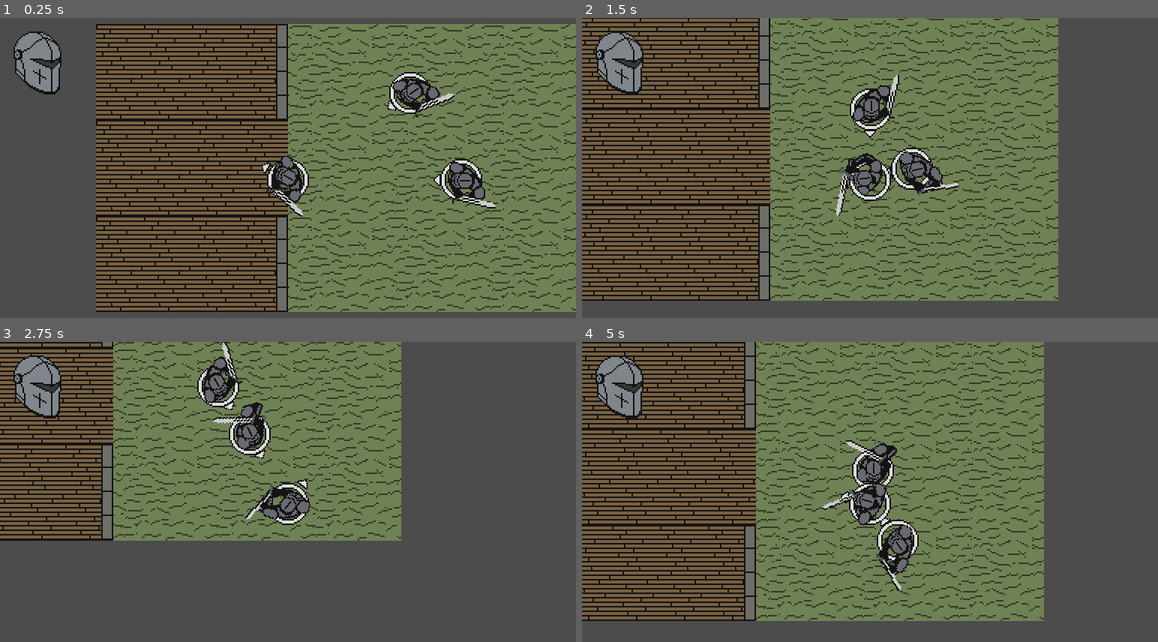
Above: before the commit, frames 1-4 (two rows, left to right).
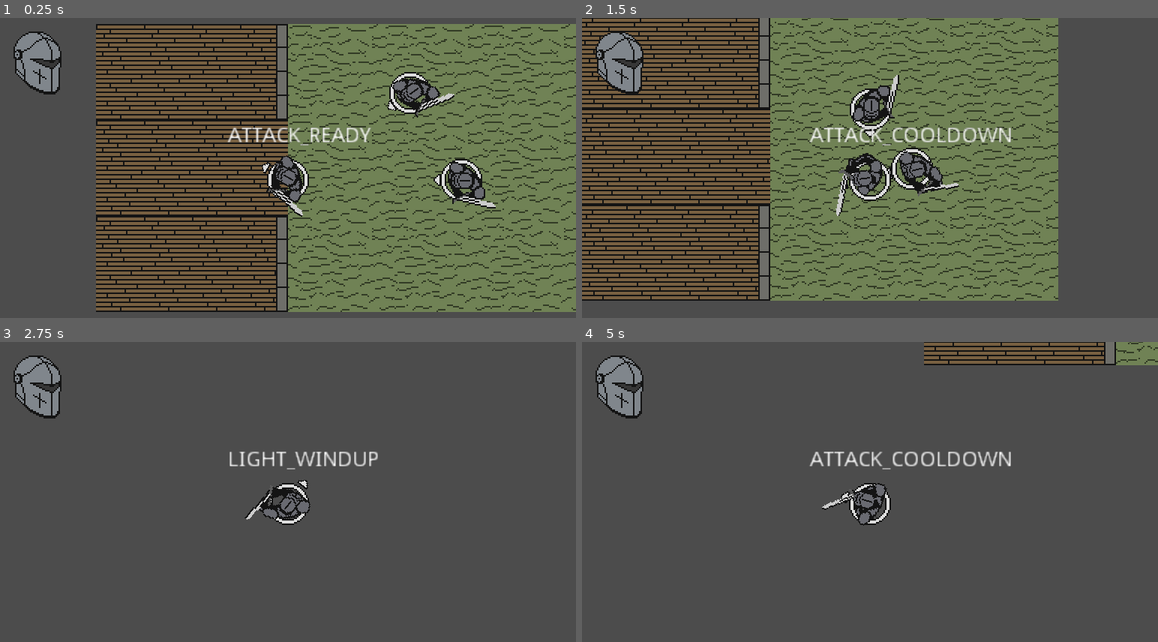
Above: after the commit, the same moments.

Repository: BGuerrero825/Slasher
Game: Godot game, scene res://Base.tscn
Same seed, same stepped clock (60 frames per second), same inputs: the game is played once before the commit and once after it.
Inputs (mouse positions are in pixels of both pictures, inside the frame that each line leads up to):
- Up to frame 1 (0.25 s): no input
- Up to frame 2 (1.5 s): move the mouse to (996, 165) at 0.52 s; press the mouse at (996, 165) at 0.53 s; hold D (move_right) 0.53-1.28 s; right-click (996, 165) at 0.8 s; move the mouse to (754, 195) at 1.27 s; release the mouse at (754, 195) at 1.28 s; hold S (move_down) from 1.28 s (still down); right-click (754, 195) at 1.35 s
- Up to frame 3 (2.75 s): tap Space (dodge, bound only after the commit) at 1.55, 2.1 s; move the mouse to (345, 432) at 2.02 s; release S (move_down) at 2.03 s; press the mouse at (345, 432) at 2.03 s; hold D (move_right) from 2.03 s (still down)
- Up to frame 4 (5 s): move the mouse to (841, 570) at 2.77 s; release D (move_right) at 2.78 s; release the mouse at (841, 570) at 2.78 s; hold Up (move_up) 2.78-3.53 s; click (841, 570) at 2.85 s; right-click (841, 570) at 3.05 s; move the mouse to (1042, 552) at 3.52 s; hold A (move_left) from 3.53 s (still down); right-click (1042, 552) at 3.6 s; tap Space (dodge, bound only after the commit) at 3.8, 4.35 s; move the mouse to (697, 456) at 4.27 s; click (697, 456) at 4.55 s

The runs differ from the first frame. In frame 1, 0.6% of the frame differs, in the area x 39-65%, y 36-43%; in frame 2, 0.8%; in frame 3, 44%; in frame 4, 74%, in the area x 0-100%, y 0-93%.

Commit message:
added dodging

Diff:
--- a/code/player.gd
+++ b/code/player.gd
@@ -23,9 +23,13 @@
 export var KNOCKBACK_TIME := 0.1  # total time spent in knockback
 export var KNOCKBACK_STRENGTH := 40.0  # knockback strength
 
-enum {ATTACK_READY, LIGHT_WINDUP, HEAVY_WINDUP, LIGHT_ATTACKING, HEAVY_ATTACKING, ATTACK_COOLDOWN, PARRY, KNOCKBACK}
-
-var attack_state := ATTACK_READY
+export var DODGE_TIMER = 0.15
+export var DODGE_COOLDOWN_TIME := 1.0
+
+enum {ATTACK_READY, LIGHT_WINDUP, HEAVY_WINDUP, LIGHT_ATTACKING,
+		HEAVY_ATTACKING, ATTACK_COOLDOWN, PARRY, KNOCKBACK, DODGE}
+
+var current_state := ATTACK_READY
 
 var parry_available := true
 var invincible := false
@@ -36,6 +40,9 @@
 var velocity := Vector2.ZERO
 var mouse_angle := 0.0
 var movement_allowed := true
+var dodge_allowed := true
+
+var dodge_vel := Vector2(0.0, 0.0)
 
 onready var center = $center
 onready var animation = $center/AnimationPlayer
@@ -47,64 +54,83 @@
 func _process(delta):
 
 	# COMBAT CODE
-	match attack_state:
+	match current_state:
 		ATTACK_READY:
-			$Label.text = 'ATTACK_READY'
+			$debug_state.text = 'ATTACK_READY'
 			if Input.is_action_pressed("attack"):
-				attack_state = LIGHT_WINDUP
+				current_state = LIGHT_WINDUP
 				# start light to heavy attack transition timer
 				$light_windup_timer.start(LIGHT_ATTACK_WINDOW)
 
 		LIGHT_WINDUP:
-			$Label.text = 'LIGHT_WINDUP'
+			$debug_state.text = 'LIGHT_WINDUP'
 			animation.play("Prep")
 			if Input.is_action_just_released("attack"):
-				attack_state = LIGHT_ATTACKING
+				current_state = LIGHT_ATTACKING
 
 		LIGHT_ATTACKING:
-			$Label.text = 'LIGHT_ATTACKING'
+			$debug_state.text = 'LIGHT_ATTACKING'
 			animation.play("Light")
-			attack_state = ATTACK_COOLDOWN
+			current_state = ATTACK_COOLDOWN
 			current_damage = LIGHT_ATTACK_DMG
 			$attack_cooldown_timer.start(LIGHT_ATTACK_COOLDOWN_TIME)
 
 		HEAVY_WINDUP:
 			# heavy_windup_timer started in _on_light_windup_timer_timeout
-			$Label.text = 'HEAVY_WINDUP'
+			$debug_state.text = 'HEAVY_WINDUP'
 			animation.play("Windup")
 			if Input.is_action_just_released("attack"):
-				attack_state = HEAVY_ATTACKING
+				current_state = HEAVY_ATTACKING
 
 		HEAVY_ATTACKING:
-			$Label.text = 'HEAVY_ATTACKING'
+			$debug_state.text = 'HEAVY_ATTACKING'
 			animation.play("Heavy")
-			attack_state = ATTACK_COOLDOWN
+			current_state = ATTACK_COOLDOWN
 			current_damage = HEAVY_ATTACK_DMG
 			$attack_cooldown_timer.start(HEAVY_ATTACK_COOLDOWN_TIME)
 
 		PARRY:
-			$Label.text = 'PARRY'
+			$debug_state.text = 'PARRY'
 			animation.play("Parry")
-			attack_state = ATTACK_COOLDOWN
+			current_state = ATTACK_COOLDOWN
 			$attack_cooldown_timer.start(PARRY_COOLDOWN_TIME)
 
 		ATTACK_COOLDOWN:
+			$debug_state.text = 'ATTACK_COOLDOWN'
 			$light_windup_timer.stop()
 			$heavy_windup_timer.stop()
 
 		KNOCKBACK:
+			$debug_state.text = 'KNOCKBACK'
+
 			movement_allowed = false
 			if not $knockback_timer.time_left > 0:
 				$knockback_timer.start(KNOCKBACK_TIME)
 
-			$Label.text = "KNOCK_BACK"
+			$debug_state.text = "KNOCK_BACK"
 			velocity.x = -cos($center.rotation)
 			velocity.y = -sin($center.rotation)
 			velocity = KNOCKBACK_STRENGTH * velocity.normalized()
 
+		DODGE:
+			$debug_state.text = 'DODGE'
+
+			if dodge_allowed:
+				velocity = velocity.normalized() * 80_000 * delta
+
+			movement_allowed = false
+			dodge_allowed = false
+			invincible = true
+			if not $dodge_timer.time_left > 0:
+				$dodge_timer.start(DODGE_TIMER)
+			if not $dodge_cooldown_timer.time_left > 0:
+				$dodge_cooldown_timer.start(DODGE_COOLDOWN_TIME)
+
+
+
 	# Parry allowed in following states
-	if Input.is_action_just_pressed("block") and parry_available:# and attack_state in []:
-		attack_state = PARRY
+	if Input.is_action_just_pressed("block") and parry_available:# and current_state in []:
+		current_state = PARRY
 
 	# MOVEMENT CODE
 	#set input vector based on input strength from x axis (a/d) and y axis (w/s)
@@ -119,25 +145,29 @@
 			velocity = velocity.move_toward(input_vector * MAX_SPEED, ACCELERATION * delta)
 		else:
 			velocity = velocity.move_toward(Vector2.ZERO, FRICTION * delta)
+
+		if dodge_allowed and input_vector != Vector2.ZERO and Input.is_action_just_pressed("dodge"):
+			current_state = DODGE
+
 	velocity = move_and_slide(velocity)
 	mouse_angle = rad2deg(self.get_global_transform().get_origin().angle_to_point(get_global_mouse_position()))
 	center.rotation_degrees = mouse_angle - 180
 
 
 func _on_attack_cooldown_timer_timeout():
-	attack_state = ATTACK_READY
+	current_state = ATTACK_READY
 
 
 func _on_light_windup_timer_timeout():
-	if attack_state == LIGHT_WINDUP:
+	if current_state == LIGHT_WINDUP:
 		$heavy_windup_timer.start(HEAVY_ATTACK_WINDOW)
-		attack_state = HEAVY_WINDUP
+		current_state = HEAVY_WINDUP
 
 
 func _on_heavy_windup_timer_timeout():
 	print("HEAVY_TIMEOUT")
-	if attack_state == HEAVY_WINDUP:
-		attack_state = HEAVY_ATTACKING
+	if current_state == HEAVY_WINDUP:
+		current_state = HEAVY_ATTACKING
 
 
 func _on_hitbox_area_entered(area):
@@ -151,7 +181,7 @@
 		player_health -= amount
 		print("Player_Health: ", player_health)
 		last_dmg_source = dmg_source
-		attack_state = KNOCKBACK
+		current_state = KNOCKBACK
 	else:
 		print("BLOCKED ATTACK WITH I FRAME")
 
@@ -169,5 +199,16 @@
 
 
 func _on_knockback_timer_timeout():
-	attack_state = ATTACK_READY
+	current_state = ATTACK_READY
 	movement_allowed = true
+
+
+func _on_dodge_timer_timeout():
+	current_state = ATTACK_READY
+	movement_allowed = true
+	invincible = false
+	velocity = Vector2(0.0, 0.0)
+
+
+func _on_dodge_cooldown_timer_timeout():
+	dodge_allowed = true
--- a/objects/player.tscn
+++ b/objects/player.tscn
@@ -202,12 +202,11 @@
 [node name="CollisionShape2D" type="CollisionShape2D" parent="hurtbox"]
 shape = SubResource( 9 )
 
-[node name="Label" type="Label" parent="."]
-visible = false
+[node name="debug_state" type="Label" parent="."]
 margin_left = -40.0
 margin_top = -36.0
 margin_bottom = -22.0
-text = "default"
+text = "DEBUG_STATE"
 __meta__ = {
 "_edit_use_anchors_": false
 }
@@ -225,6 +224,12 @@
 one_shot = true
 
 [node name="knockback_timer" type="Timer" parent="."]
+one_shot = true
+
+[node name="dodge_timer" type="Timer" parent="."]
+one_shot = true
+
+[node name="dodge_cooldown_timer" type="Timer" parent="."]
 one_shot = true
 [connection signal="area_entered" from="center/hitbox" to="." method="_on_hitbox_area_entered"]
 [connection signal="blocked_attack" from="center/blockbox" to="." method="_on_blockbox_blocked_attack"]
@@ -234,3 +239,5 @@
 [connection signal="timeout" from="heavy_windup_timer" to="." method="_on_heavy_windup_timer_timeout"]
 [connection signal="timeout" from="parry_invincible_timer" to="." method="_on_parry_invincible_timer_timeout"]
 [connection signal="timeout" from="knockback_timer" to="." method="_on_knockback_timer_timeout"]
+[connection signal="timeout" from="dodge_timer" to="." method="_on_dodge_timer_timeout"]
+[connection signal="timeout" from="dodge_cooldown_timer" to="." method="_on_dodge_cooldown_timer_timeout"]
--- a/project.godot
+++ b/project.godot
@@ -91,6 +91,12 @@
 "events": [ Object(InputEventMouseButton,"resource_local_to_scene":false,"resource_name":"","device":0,"alt":false,"shi …(212 unchanged characters)…
  ]
 }
+dodge={
+"deadzone": 0.5,
+"events": [ Object(InputEventKey,"resource_local_to_scene":false,"resource_name":"","device":0,"alt":false,"shift":false,"control":false,"meta":false,"command":false,"pressed":false,"scancode":32,"unicode":0,"echo":false,"script":null)
+, Object(InputEventKey,"resource_local_to_scene":false,"resource_name":"","device":0,"alt":false,"shift":false,"control":false,"meta":false,"command":false,"pressed":false,"scancode":16777237,"unicode":0,"echo":false,"script":null)
+ ]
+}
 
 [layer_names]
 
